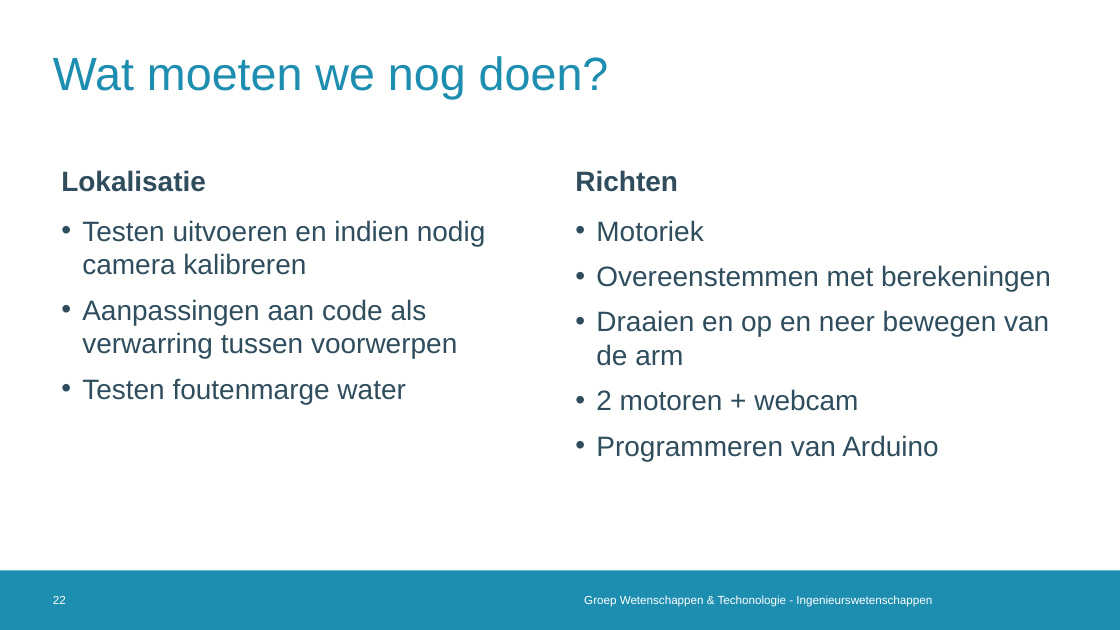
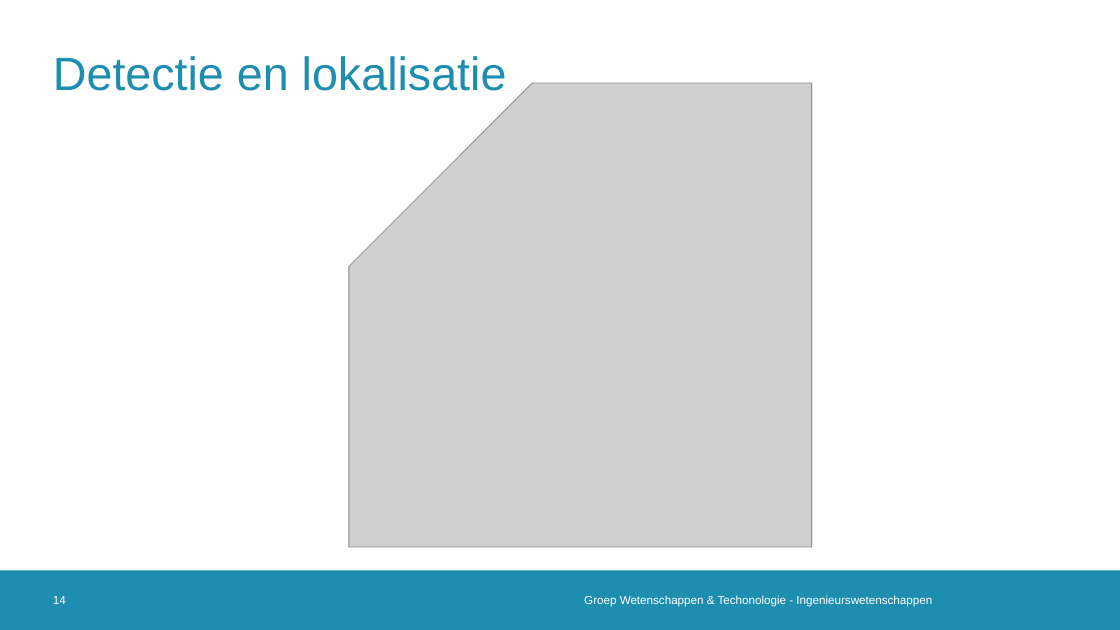
Before and after one commit to 2023-2022-KULAK-IW/2022_2023_Probleemoplossen_en_Ontwerpen_2, a slide deck: slide 14 of LATEX + ppt/Tussentijdse Presentatie .pptx (slide 22 before the commit). Drawn at 1120x630 pixels with LibreOffice and Linux fonts; fonts in the diff are those of the drawing; grey boxes stand for pictures; background and template pictures are left out. Boxes give left, top, right and bottom in pixels: in the first picture for what was removed or moved away, otherwise in the second. Text is boxed around its words. In the diff, an @@ line names an element or a change of style, - is before the commit and + after.

Commit message:
ppt

```diff
--- a/LATEX + ppt/Tussentijdse Presentatie .pptx
+++ b/LATEX + ppt/Tussentijdse Presentatie .pptx
@@ title at <box>53,56,507,91</box>: text changed @@
-Wat moeten we nog doen?
+Detectie en lokalisatie
@@ picture added at <box>349,84,812,547</box> @@
@@ text removed at <box>61,170,206,192</box> @@
-Lokalisatie
@@ text removed at <box>575,170,678,192</box> @@
-Richten
@@ text removed at <box>82,220,486,404</box> @@
-• Testen uitvoeren en indien nodig camera kalibreren
-• Aanpassingen aan code als verwarring tussen voorwerpen
-• Testen foutenmarge water
@@ text removed at <box>596,220,1049,461</box> @@
-• Motoriek
-• Overeenstemmen met berekeningen
-• Draaien en op en neer bewegen van de arm
-• 2 motoren + webcam
-• Programmeren van Arduino
@@ page number at <box>53,596,66,604</box>: text changed @@
-22
+14
```
Also in this commit, not shown: 17 other slides changed, 2 slides added, 1 other file.
